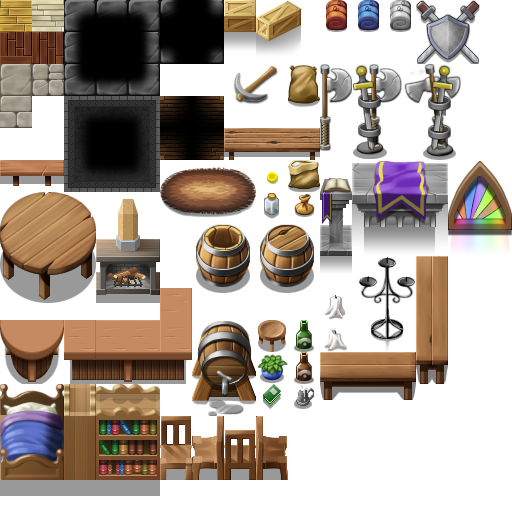
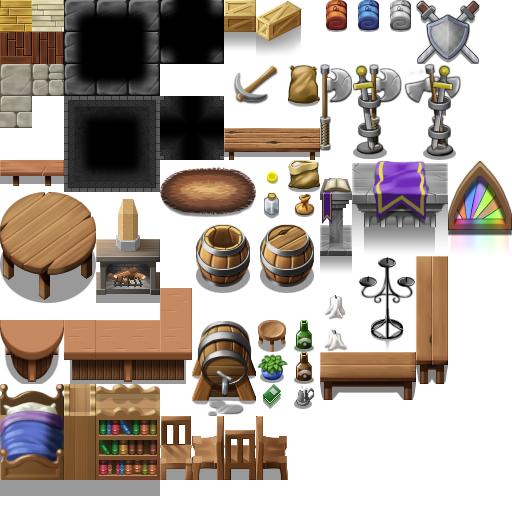
Two versions of the same layered image (512×512). Layer-by-layer changes:
renamed "Shape 3 copy 22" to "Layer 4", hid it, moved it above "Group 1 copy", painted on it over [150, 102, 165, 186]
removed layer "Shape 3 copy 21" over [70, 102, 74, 185]
renamed "Shape 3 copy 23" to "Group 1 copy", hid it, painted on it over [70, 102, 154, 186]
moved "Shape 3 copy 24" into group "Group 1", painted on it over [70, 102, 154, 186]
moved "Shape 2" into group "Group 1" over [70, 102, 154, 186]
added layer "Layer 6 copy 3" above "Layer 6 copy 2" over [194, 96, 224, 126]
added layer "Layer 6 copy 2" above "Layer 6 copy" over [160, 96, 190, 126]
added layer "Layer 6 copy" above "Layer 6" over [160, 130, 190, 160]
added layer "Layer 6" above "Layer 0" over [194, 130, 224, 160]
painted on "Layer 0" over [70, 96, 224, 186]
